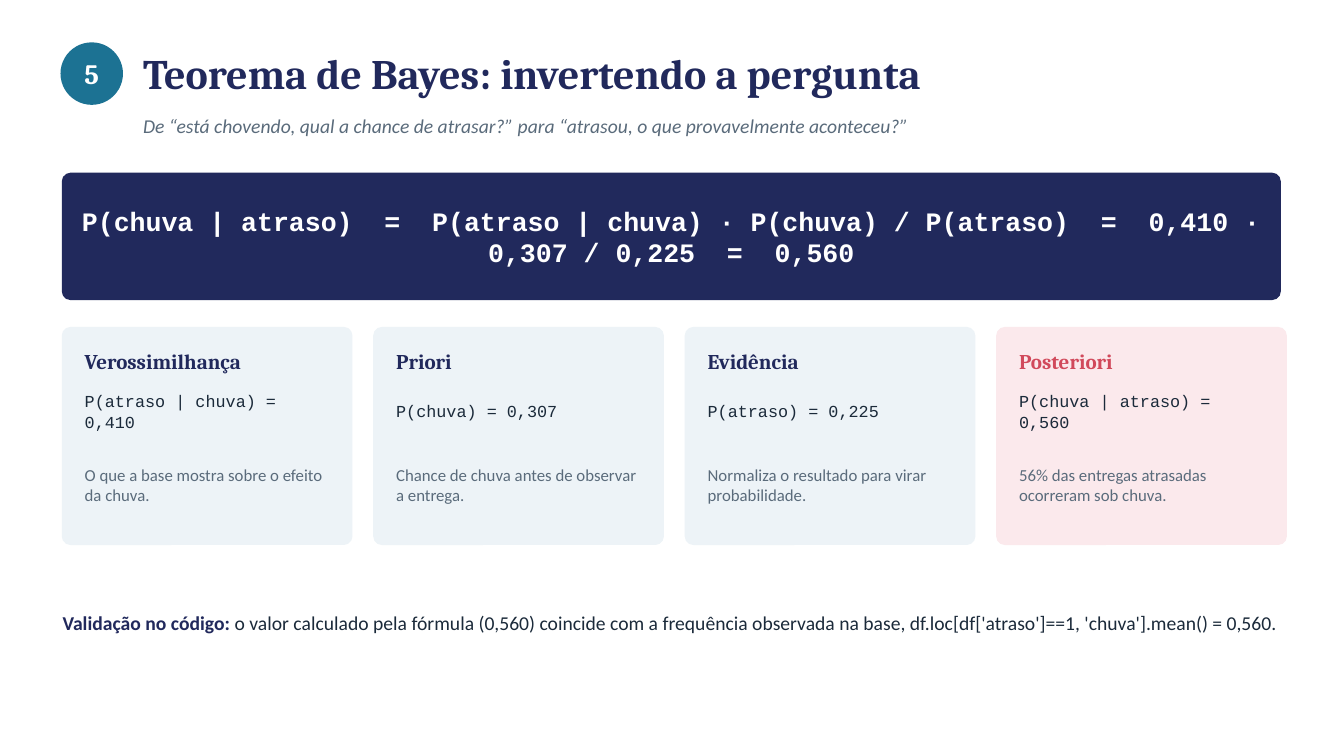
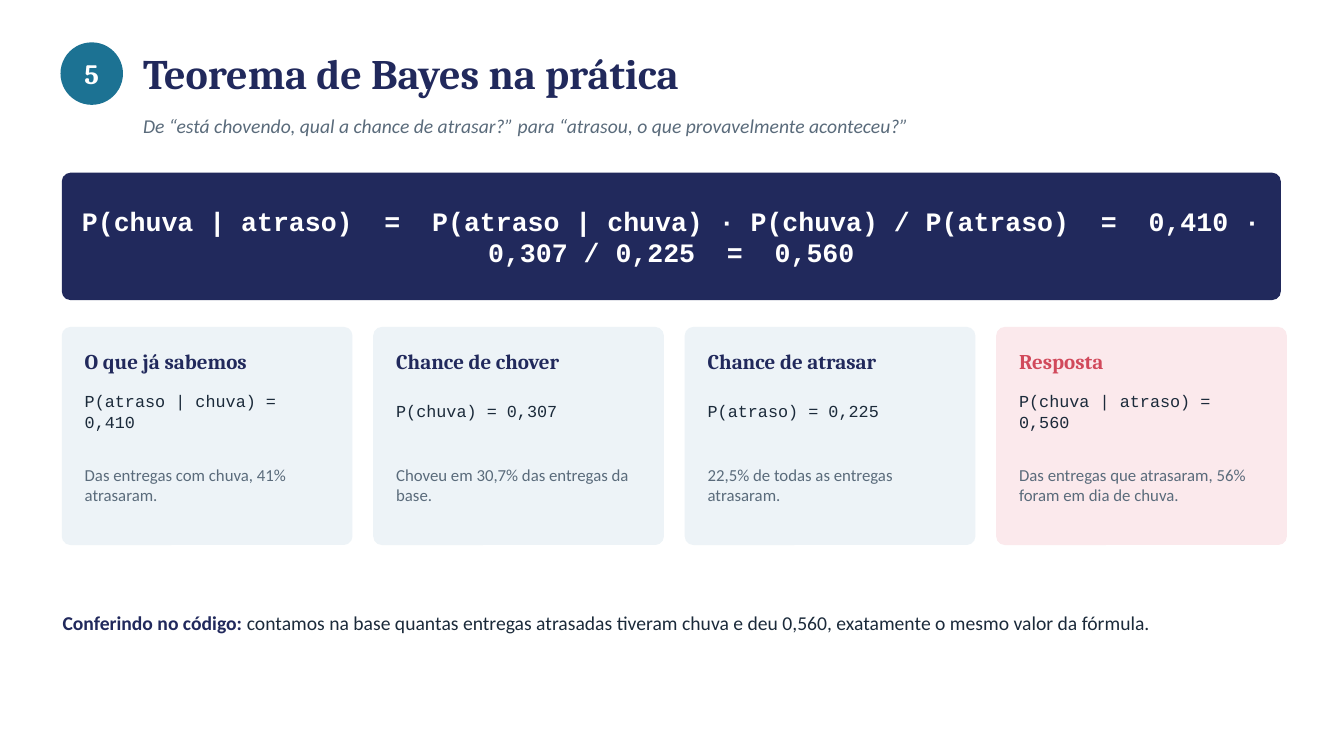
Before and after one commit to susuelen153-design/Projeto-Python, a slide deck: slide 6 of checkpoint4/apresentacao_cp4.pptx. Drawn at 1344x756 pixels with LibreOffice and Linux fonts; fonts in the diff are those of the drawing. Boxes give left, top, right and bottom in pixels: in the first picture for what was removed or moved away, otherwise in the second. Text is boxed around its words. In the diff, an @@ line names an element or a change of style, - is before the commit and + after.

```diff
--- a/checkpoint4/apresentacao_cp4.pptx
+++ b/checkpoint4/apresentacao_cp4.pptx
@@ text at bbox=[143, 59, 679, 99]: text changed @@
-Teorema de Bayes: invertendo a pergunta
+Teorema de Bayes na prática
@@ text at bbox=[85, 354, 247, 374]: text changed @@
-Verossimilhança
+O que já sabemos
@@ text at bbox=[396, 354, 559, 369]: text changed @@
-Priori
+Chance de chover
@@ text at bbox=[708, 354, 876, 369]: text changed @@
-Evidência
+Chance de atrasar
@@ text at bbox=[1019, 355, 1103, 374]: text changed @@
-Posteriori
+Resposta
@@ text at bbox=[85, 469, 286, 501]: text changed @@
-O que a base mostra sobre o efeito da chuva.
+Das entregas com chuva, 41% atrasaram.
@@ text at bbox=[396, 469, 629, 501]: text changed @@
-Chance de chuva antes de observar a entrega.
+Choveu em 30,7% das entregas da base.
@@ text at bbox=[708, 469, 893, 501]: text changed @@
-Normaliza o resultado para virar probabilidade.
+22,5% de todas as entregas atrasaram.
@@ text at bbox=[1019, 469, 1246, 501]: text changed @@
-56% das entregas atrasadas ocorreram sob chuva.
+Das entregas que atrasaram, 56% foram em dia de chuva.
@@ text at bbox=[63, 616, 1150, 634]: text changed @@
-Validação no código: o valor calculado pela fórmula (0,560) coincide com a frequência observada na base, df.loc[df['atraso']==1, 'chuva'].mean() = 0,560.
+Conferindo no código: contamos na base quantas entregas atrasadas tiveram chuva e deu 0,560, exatamente o mesmo valor da fórmula.
```
Also in this commit, not shown: 10 other slides changed, 4 other files.
